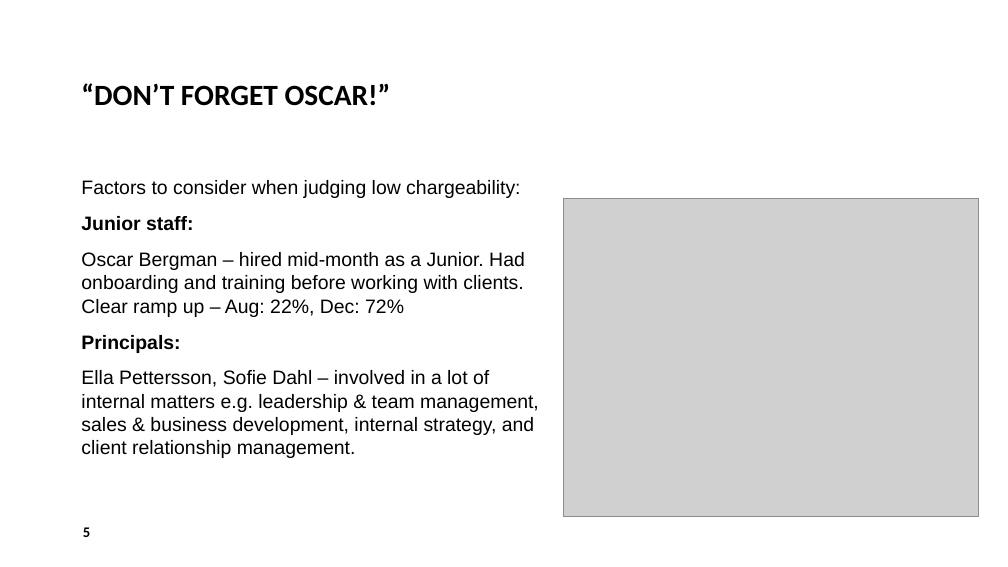
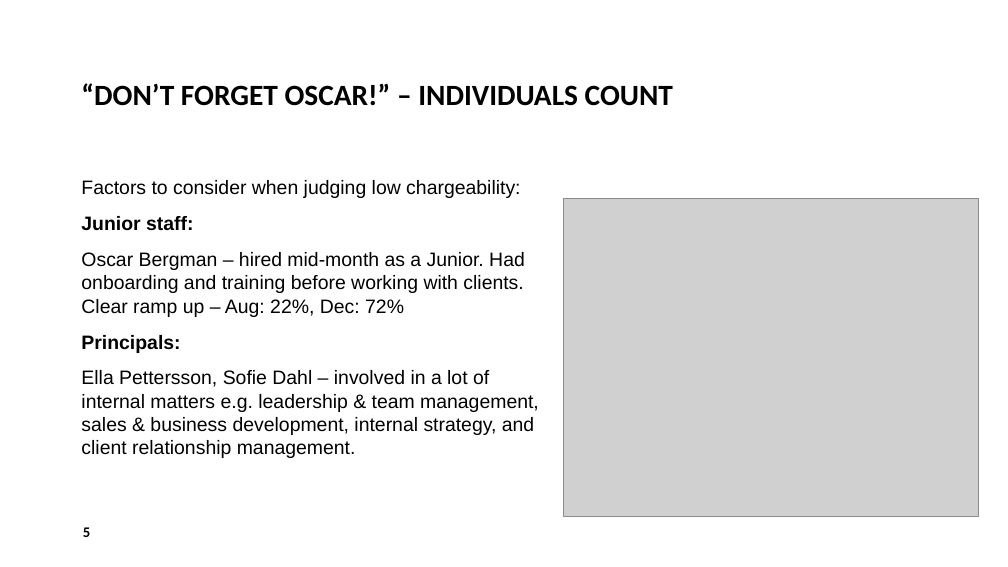
Before and after one commit to menerig/Curamando_trainee, a slide deck: slide 5 of Case interview for the role of Eidra Data.pptx. Drawn at 1008x567 pixels with LibreOffice and Linux fonts; fonts in the diff are those of the drawing; grey boxes stand for pictures. Boxes give left, top, right and bottom in pixels: in the first picture for what was removed or moved away, otherwise in the second. Text is boxed around its words. In the diff, an @@ line names an element or a change of style, - is before the commit and + after.

```diff
--- a/Case interview for the role of Eidra Data.pptx
+++ b/Case interview for the role of Eidra Data.pptx
@@ title at <box>81,83,673,106</box>: text changed @@
-“DON’T FORGET OSCAR!”
+“DON’T FORGET OSCAR!” – INDIVIDUALS COUNT
```
Also in this commit, not shown: 6 other slides changed, 3 other files.
